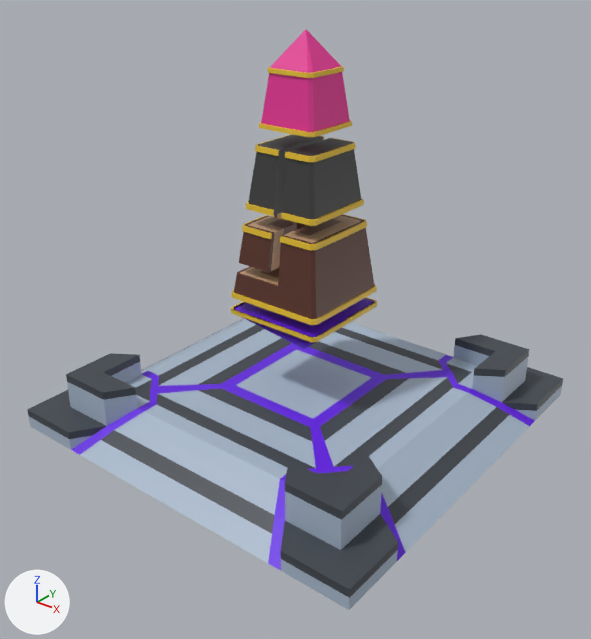
Renders of the FBX model Assets/_Model/Model_Obelisk_BuildSite.fbx from each side of a commit.
Rendered twice from a camera (50 mm lens) standing at (49.5, -63.4, 50.1) and looking at (1.5, -3.4, 13.0). Lighting does not change. The marker at lower left points along +X, +Y and +Z.

In view in the first picture: 'Buildsite', 'Obelisk Stage 1', 'Obelisk Stage 2', 'Obelisk Stage 3'.
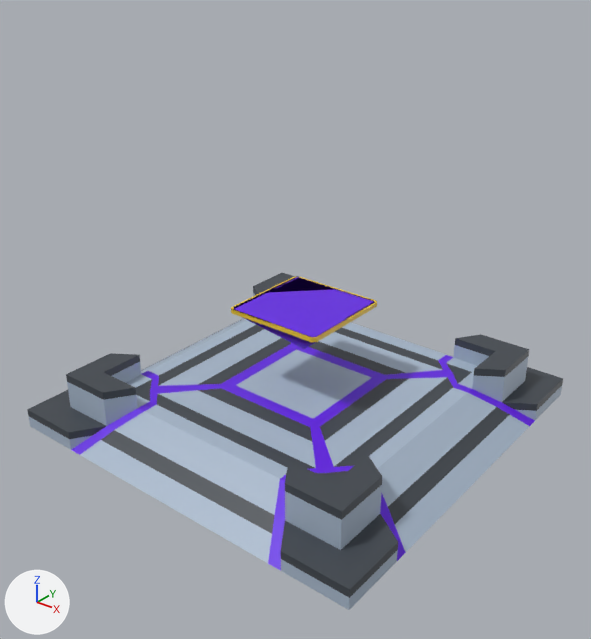
Commit message: FIXED Obelisk + Build Site models (my bad)

What changed in the scene script:
```text
Remove ob_obelisk_stage_1:
    ob_obelisk_stage_1 = bpy.data.objects.new('Obelisk Stage 1', me_cube_005)
    ob_obelisk_stage_1.location = (0.0, 0.0, 14.4)
Remove ob_obelisk_stage_2:
    ob_obelisk_stage_2 = bpy.data.objects.new('Obelisk Stage 2', me_cube_003)
    ob_obelisk_stage_2.location = (0.0, 0.0, 24.1)
Remove ob_obelisk_stage_3:
    ob_obelisk_stage_3 = bpy.data.objects.new('Obelisk Stage 3', me_cube_002)
    ob_obelisk_stage_3.location = (0.0, 0.0, 32.2)
```

Boxes (x1, y1, x2, y2) around the edits, measured in the pictures (591 x 639 px):
'Obelisk Stage 1', deleted (brown): before (231, 212, 377, 325)
    faces in mat_bark (brown #5c3428): (234, 214, 374, 319)
    faces in mat_gold_trim (yellow #e7bf2e): (231, 214, 377, 325)
    faces in mat_outer_trunk (brown #cca47e): (240, 212, 361, 285)
    faces in mat_inner_trunk (brown #8d5f4f): (261, 219, 342, 278)
'Obelisk Stage 2', deleted (black): before (246, 134, 364, 226)
    faces in mat_stone (black #3f3f3f): (248, 134, 362, 219)
    faces in mat_gold_trim (yellow #e7bf2e): (246, 134, 364, 226)
'Obelisk Stage 3', deleted (pink): before (259, 29, 352, 137)
    faces in mat_crystal (pink #e73396): (261, 29, 350, 132)
    faces in mat_gold_trim (yellow #e7bf2e): (259, 65, 352, 137)
